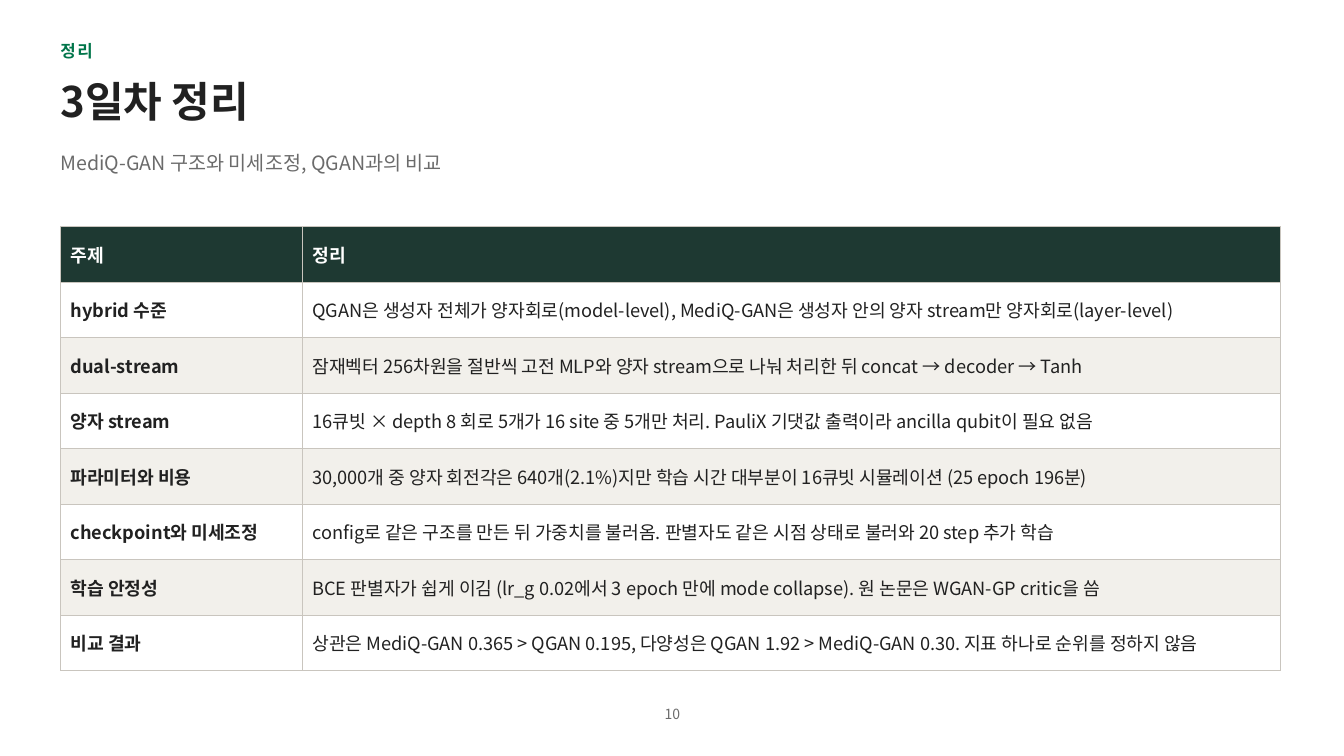
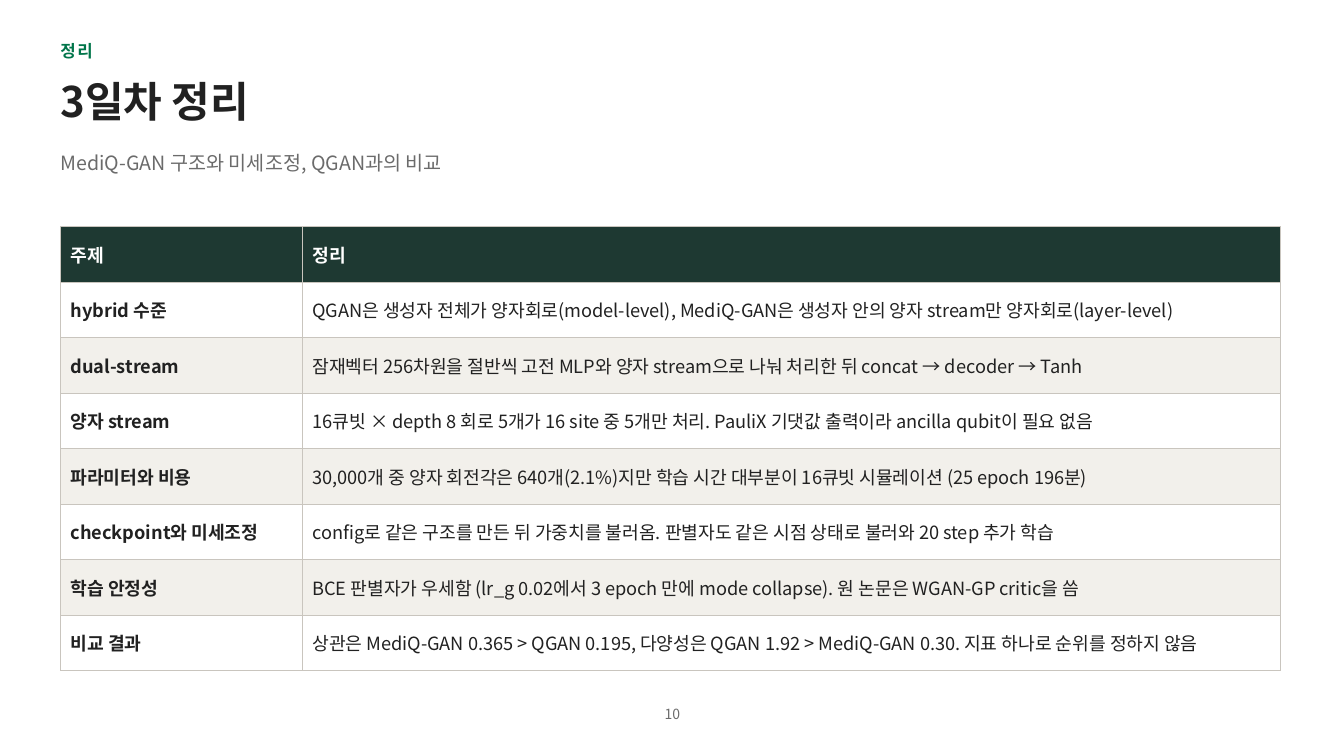
Before and after one commit to hyunhp/skin_disease_qml, a slide deck: slide 10 of practice/day3_slides/day3_practice_slides.pptx. Drawn at 1344x756 pixels with LibreOffice and Linux fonts; fonts in the diff are those of the drawing. Boxes give left, top, right and bottom in pixels: in the first picture for what was removed or moved away, otherwise in the second. Text is boxed around its words. In the diff, an @@ line names an element or a change of style, - is before the commit and + after.

```diff
--- a/practice/day3_slides/day3_practice_slides.pptx
+++ b/practice/day3_slides/day3_practice_slides.pptx
@@ table at (x1=60, y1=227, x2=1280, y2=658) @@
-row 7, column 2: BCE 판별자가 쉽게 이김 (lr_g 0.02에서 3 epoch 만에 mode collapse). 원 논문은 WGAN-GP critic을 씀
+row 7, column 2: BCE 판별자가 우세함 (lr_g 0.02에서 3 epoch 만에 mode collapse). 원 논문은 WGAN-GP critic을 씀
```
Also in this commit, not shown: 3 other slides changed, 18 other files.
